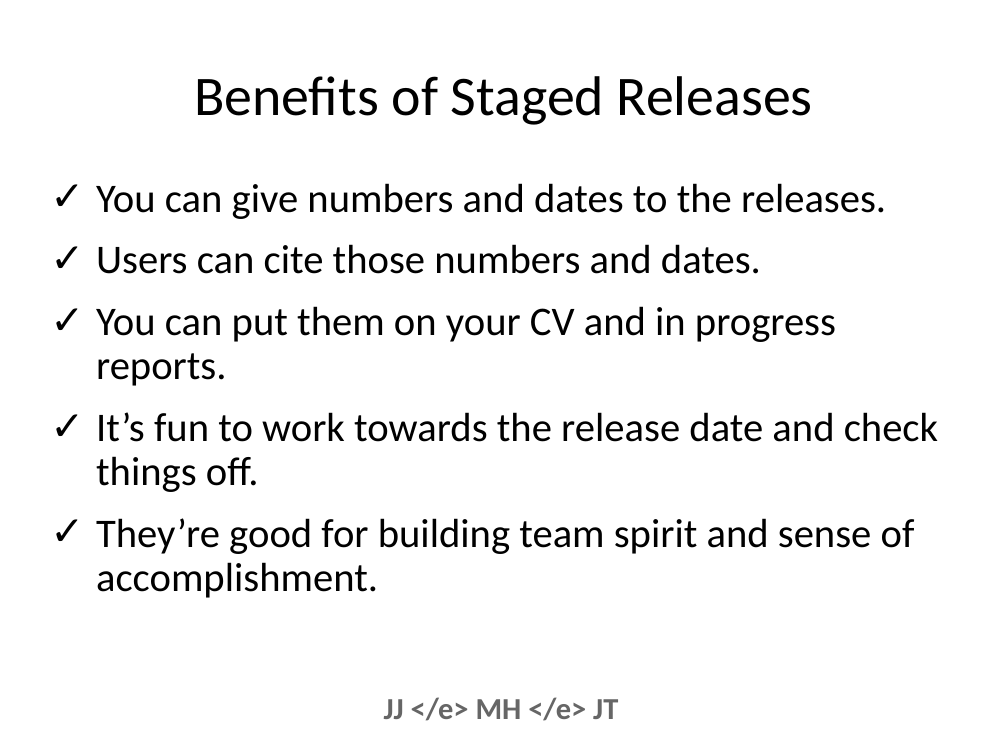
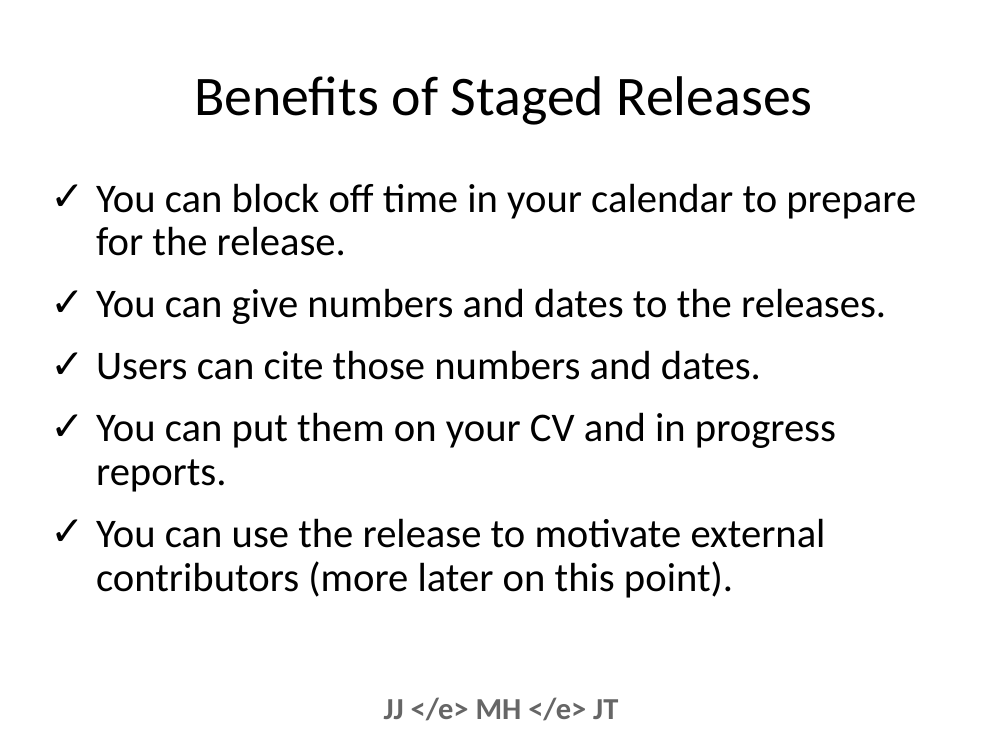
Before and after one commit to projectEndings/Endings, a slide deck: slide 11 of presentations/dhsi2019/what_is_a_release.odp. Drawn at 1008x756 pixels with LibreOffice and Linux fonts; fonts in the diff are those of the drawing; background and template pictures are left out. Boxes give left, top, right and bottom in pixels: in the first picture for what was removed or moved away, otherwise in the second. Text is boxed around its words. In the diff, an @@ line names an element or a change of style, - is before the commit and + after.

Commit message:
Made final changes to presentations on releases

```diff
--- a/presentations/dhsi2019/what_is_a_release.odp
+++ b/presentations/dhsi2019/what_is_a_release.odp
@@ text at (96, 183, 916, 256): paragraph added @@
+✓ You can block off time in your calendar to prepare for the release.
@@ text at (96, 518, 826, 598): text changed @@
-✓ It’s fun to work towards the release date and check things off.
-✓ They’re good for building team spirit and sense of accomplishment.
+✓ You can use the release to motivate external contributors (more later on this point).
```
Also in this commit, not shown: 3 other slides changed, 1 slide added, 1 other file.
